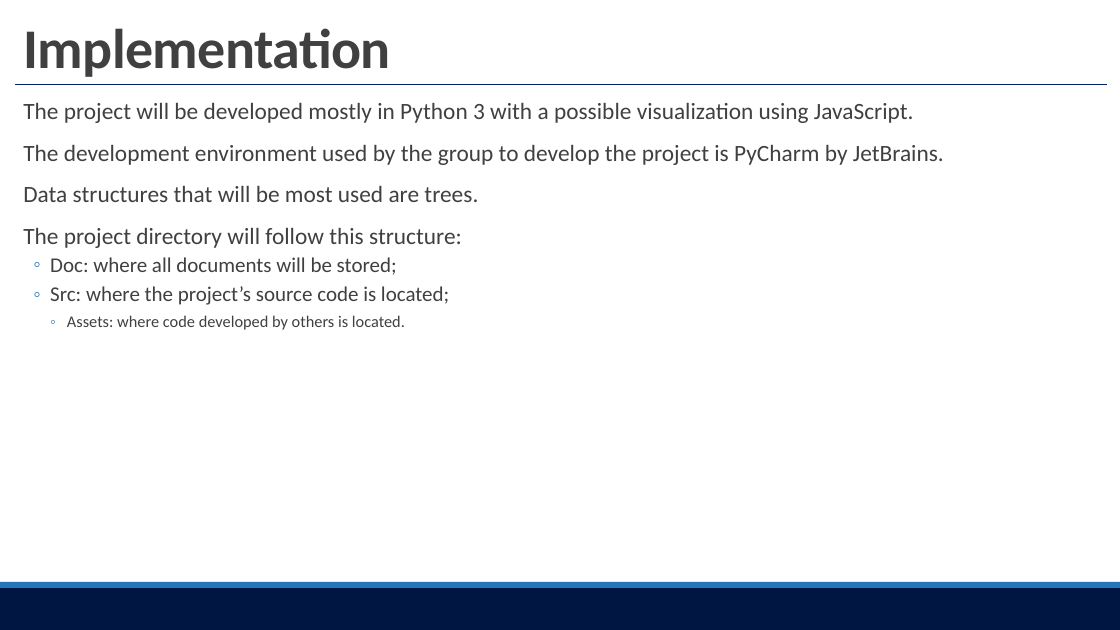
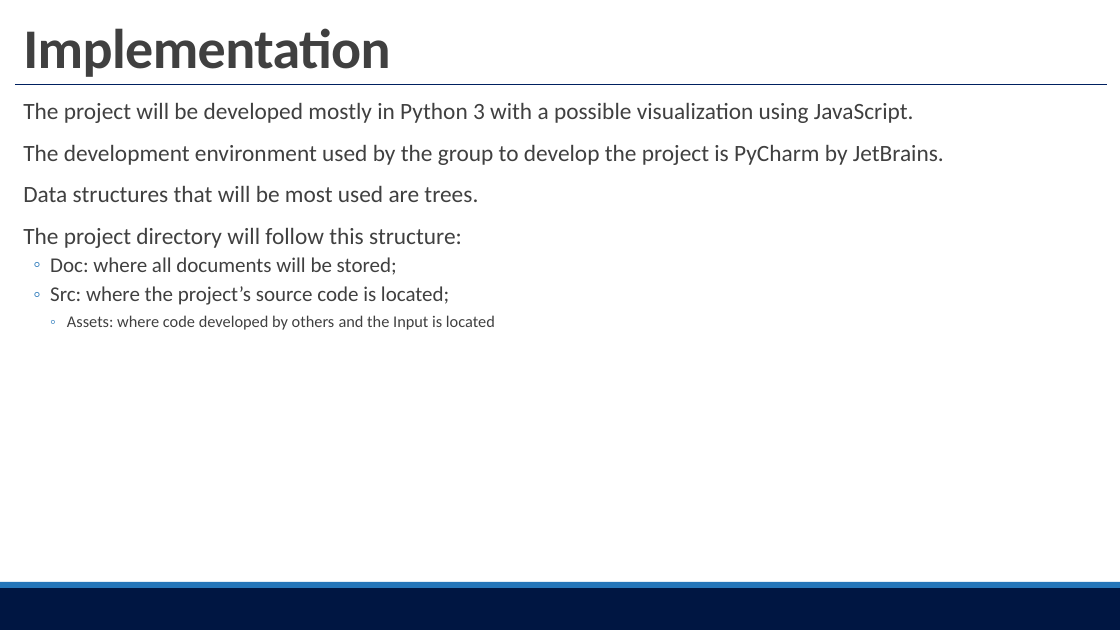
Before and after one commit to motapinto/feup-IART, a slide deck: slide 5 of Projects/P1/doc/IART01.pptx. Drawn at 1120x630 pixels with LibreOffice and Linux fonts; fonts in the diff are those of the drawing. Boxes give left, top, right and bottom in pixels: in the first picture for what was removed or moved away, otherwise in the second. Text is boxed around its words. In the diff, an @@ line names an element or a change of style, - is before the commit and + after.

```diff
--- a/Projects/P1/doc/IART01.pptx
+++ b/Projects/P1/doc/IART01.pptx
@@ text at bbox=[67, 315, 495, 330]: text changed @@
-    ◦ Assets: where code developed by others is located.
+    ◦ Assets: where code developed by others and the Input is located
```
Also in this commit, not shown: 1 other slide changed.
